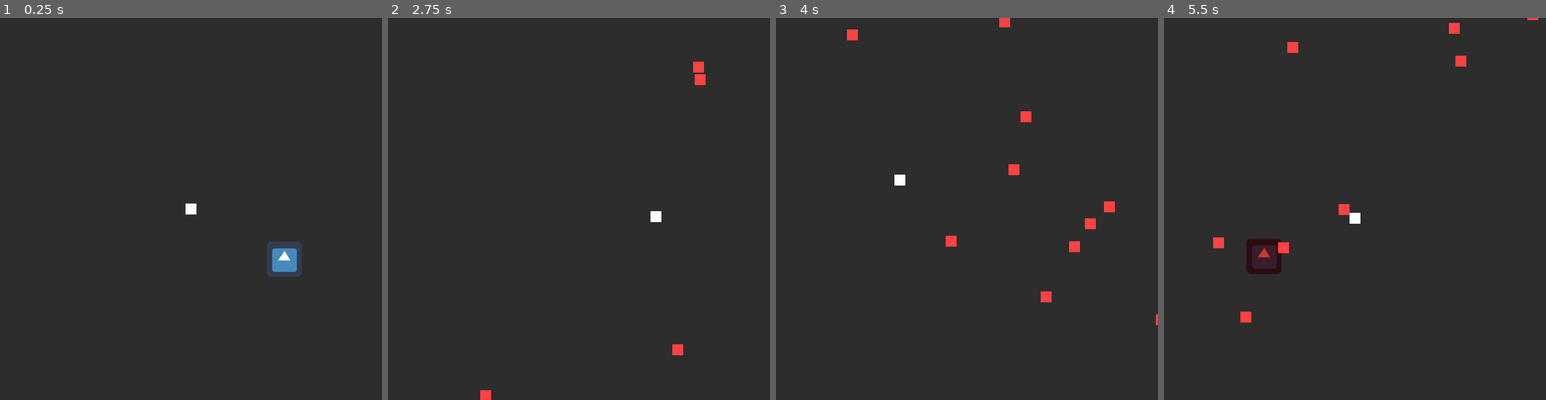
Above: before the commit, frames 1-4 (left to right).
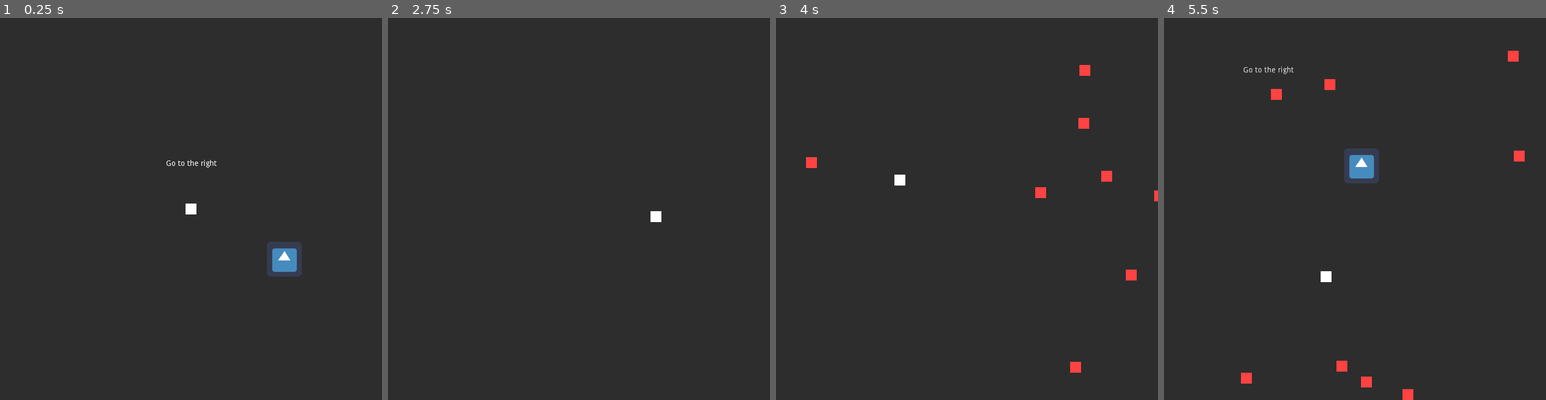
Above: after the commit, the same moments.

Repository: creikey/pixel-floater
Game: Godot game, scene res://Main.tscn
The game is run twice, just before and just after one commit, with the same random seed, the same clock (stepped at 60 frames per second) and the same inputs. The engine's default icon, where the game draws it, is replaced by a stand-in: a white triangle on a blue panel in a dark square.
Inputs:
- Up to frame 1 (0.25 s): no input
- Up to frame 2 (2.75 s): tap Enter at 0.5 s; hold D (g_right) 0.53-1.28 s; hold S (g_down) 1.28-2.03 s; hold D (g_right) from 2.03 s (still down)
- Up to frame 3 (4 s): release D (g_right) at 2.78 s; hold W (g_up) 2.78-3.53 s; hold A (g_left) from 3.53 s (still down)
- Up to frame 4 (5.5 s): release A (g_left) at 5.03 s; hold S (g_down) from 5.03 s (still down)

The runs differ from the first frame. In frame 1, less than 0.1% of the frame differs, in the area x 43-57%, y 37-40%; in frame 2, 0.3%; in frame 3, 1.3%; in frame 4, 2.8%, in the area x 12-98%, y 0-100%.

Commit message:
Improve player motion and add instructions

Diff:
--- a/src/Main.tscn
+++ b/src/Main.tscn
@@ -20,7 +20,15 @@
 [node name="EnemySpawner" type="Node2D" parent="."]
 script = ExtResource( 3 )
 safe_radius = 800.0
-camera_view_radius = 560.28
+camera_view_radius = 750.0
 player_visibility_radius = 1500.0
 target_enemies = 80
 player_path = NodePath("../Player")
+
+[node name="Label" type="Label" parent="."]
+margin_left = -46.0
+margin_top = -90.0
+margin_right = 47.0
+margin_bottom = -76.0
+text = "Go to the right"
+valign = 1
--- a/src/Player.gd
+++ b/src/Player.gd
@@ -22,7 +22,8 @@
 	velocity += acceleration*delta
 	velocity.x = clamp(velocity.x, -maximum_velocity, maximum_velocity)
 	velocity.y = clamp(velocity.y, -maximum_velocity, maximum_velocity)
-	move_and_collide(velocity*delta)
+	velocity = move_and_slide(velocity)
+#	if get_nu
 
 func calculate_acceleration(input: int, delta: float, velocity: float) -> float:
 	if input == 0:
